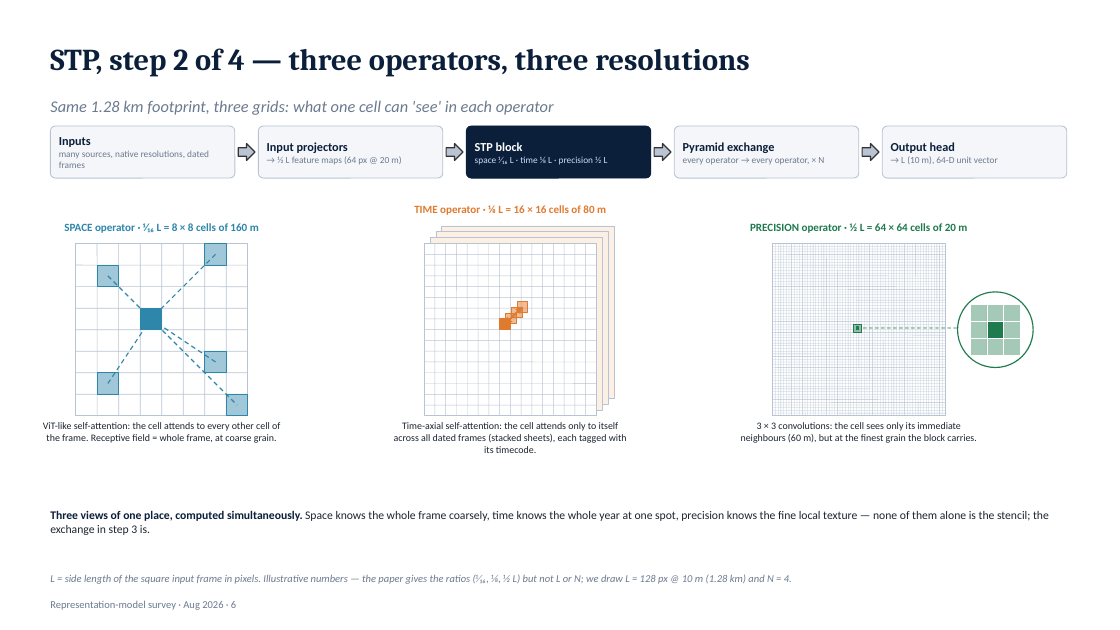
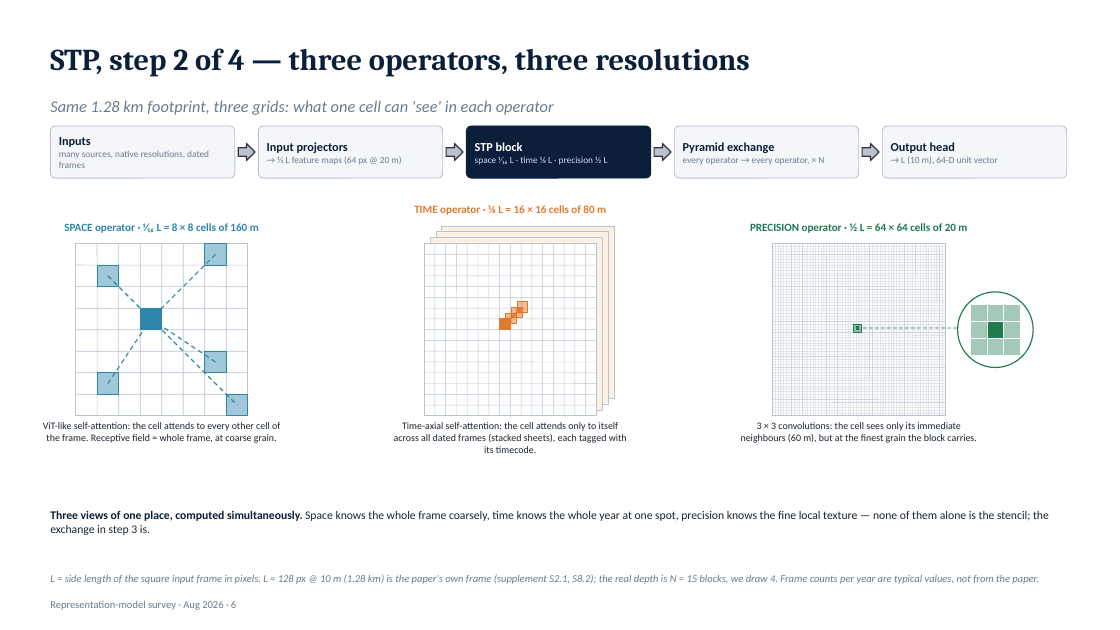
Before and after one commit to blauewelt/earth, a slide deck: slide 6 of ml/figures/geofm_survey/geospatial-representation-models.pptx. Drawn at 1120x630 pixels with LibreOffice and Linux fonts; fonts in the diff are those of the drawing. Boxes give left, top, right and bottom in pixels: in the first picture for what was removed or moved away, otherwise in the second. Text is boxed around its words. In the diff, an @@ line names an element or a change of style, - is before the commit and + after.

```diff
--- a/ml/figures/geofm_survey/geospatial-representation-models.pptx
+++ b/ml/figures/geofm_survey/geospatial-representation-models.pptx
@@ text at [50,574,1039,584]: text changed @@
-L = side length of the square input frame in pixels. Illustrative numbers — the paper gives the ratios (⅟₁₆, ⅛, ½ L) but not L or N; we draw L = 128 px @ 10 m (1.28 km) and N = 4.
+L = side length of the square input frame in pixels. L = 128 px @ 10 m (1.28 km) is the paper's own frame (supplement S2.1, S8.2); the real depth is N = 15 blocks, we draw 4. Frame counts per year are typical values, not from the paper.
```
Also in this commit, not shown: 17 other slides changed, 4 other files.
